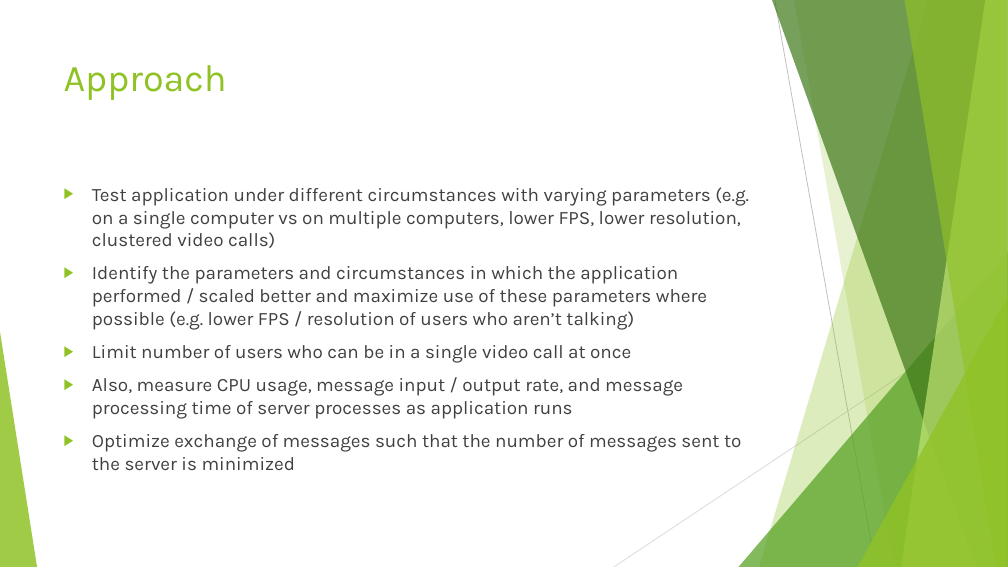
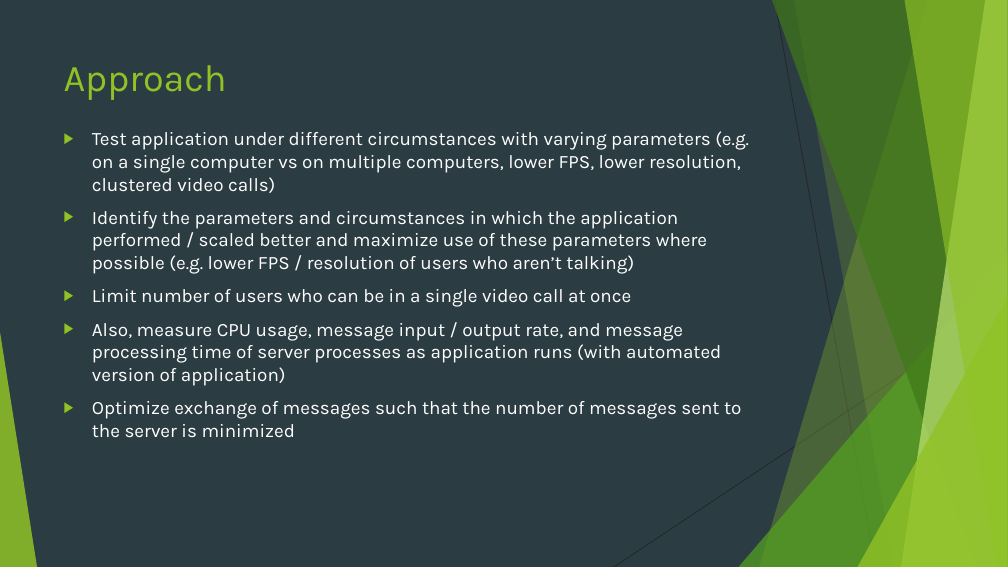
Before and after one commit to L3R4/dynamic-video, a slide deck: slide 4 of Dissertation/Scaling the Dynamic Video Calling Application.pptx. Drawn at 1008x567 pixels with LibreOffice and Linux fonts; fonts in the diff are those of the drawing. Boxes give left, top, right and bottom in pixels: in the first picture for what was removed or moved away, otherwise in the second. Text is boxed around its words. In the diff, an @@ line names an element or a change of style, - is before the commit and + after.

Commit message:
presentation

```diff
--- a/Dissertation/Scaling the Dynamic Video Calling Application.pptx
+++ b/Dissertation/Scaling the Dynamic Video Calling Application.pptx
@@ background #FFFFFF to #2C3C43 @@
@@ line (775, 0) - (876, 567): stroke #BFBFBF 0.75 pt to #262626 0.75 pt @@
@@ text "Test application under different circumstances ...": place and size @@
-text "Test application under different circumstances ..." at [92,187,749,470]
+text "Test application under different circumstances ..." at [92,131,749,438]
@@ text at [92,131,749,438]: text colour #404040 to #FFFFFF in "Test application under different circumstances with varying ...", "Identify the parameters and circumstances in which ...", "Limit number of users who can be ...", "Optimize exchange of messages such that the ..." @@
@@ text at [92,323,721,386]: text changed; text colour #404040 to #FFFFFF @@
-▶ Also, measure CPU usage, message input / output rate, and message processing time of server processes as application runs
+▶ Also, measure CPU usage, message input / output rate, and message processing time of server processes as application runs (with automated version of application)
@@ line (1008, 305) - (614, 567): stroke #D9D9D9 0.75 pt to #262626 0.75 pt @@
```
Also in this commit, not shown: 3 other slides changed, 3 slides added, 2 other files.
